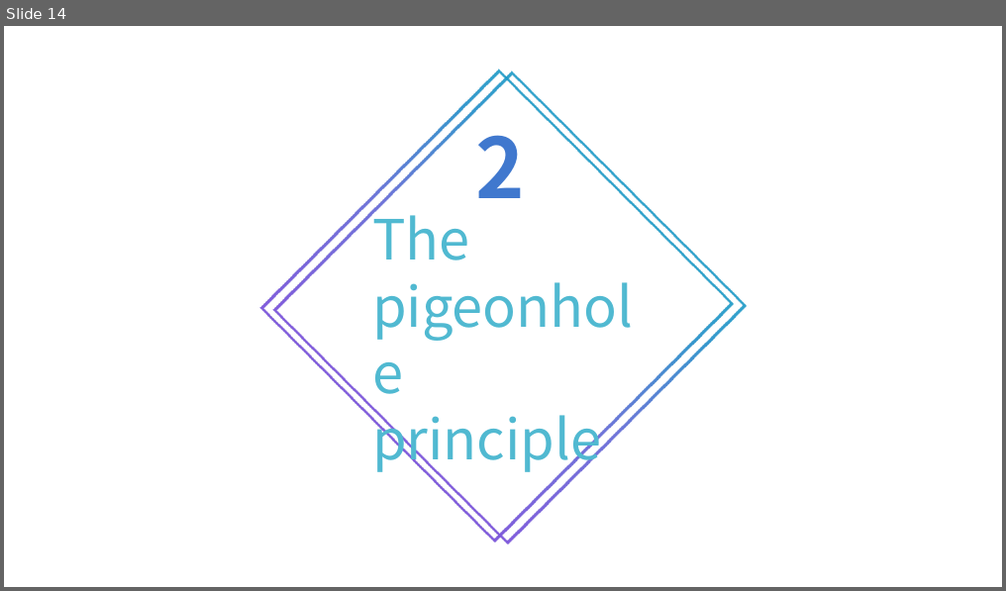
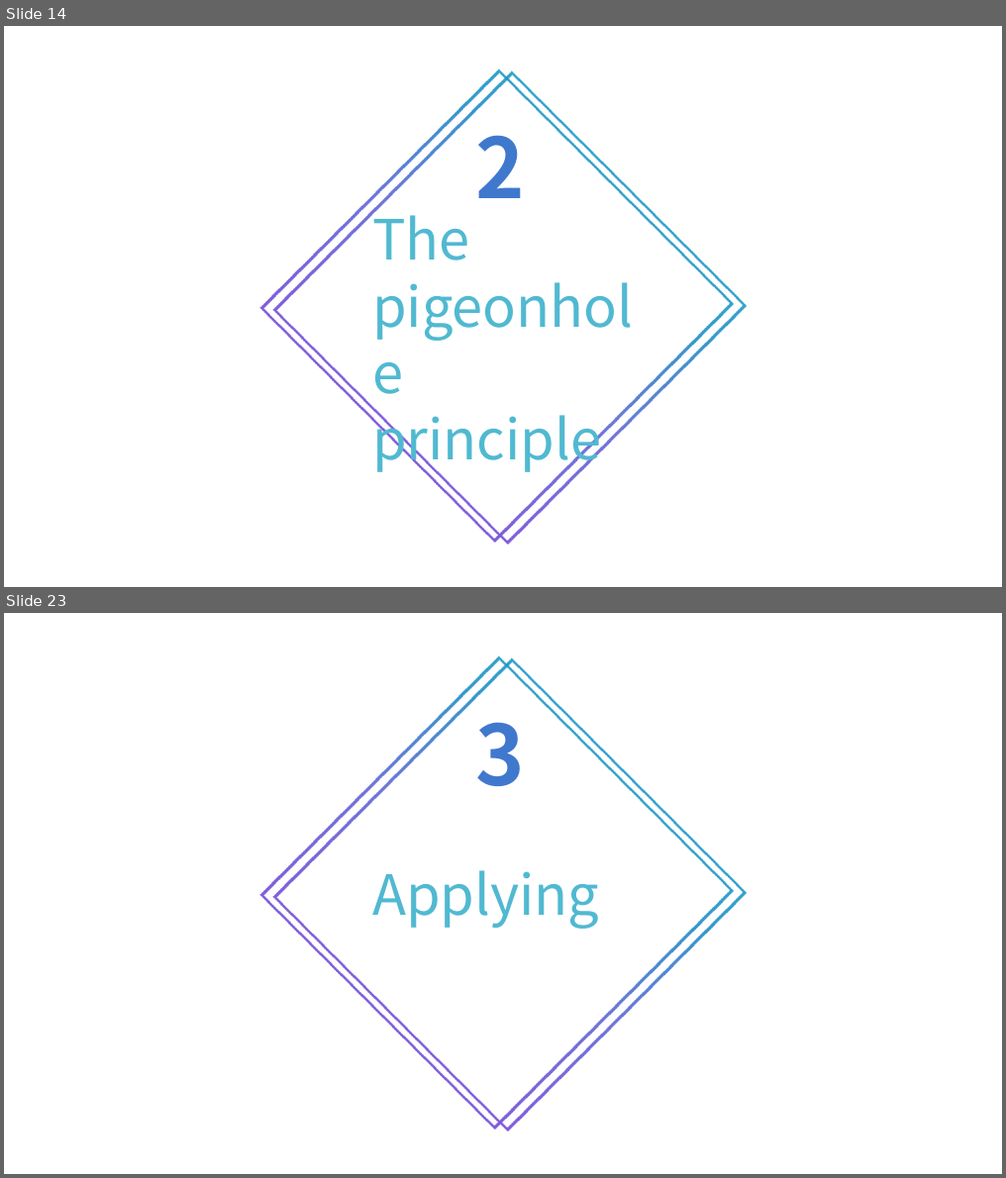
Before and after one commit to nhoxnho1212/TTToanTin, a slide deck: edit/demo.pptx. Shown one above the other, each under a label of ours: slide 14 before the commit, slides 14 and 23 after it; the slides between them are not shown. The pictures are 1006x591 and 1006x1178 pixels, drawn with LibreOffice and Linux fonts; fonts in the diff are those of the drawing. Boxes give left, top, right and bottom in pixels: in the first picture for what was removed or moved away, otherwise in the second. Text is boxed around its words. In the diff, an @@ line names an element or a change of style, - is before the commit and + after.

```diff
--- a/edit/demo.pptx
+++ b/edit/demo.pptx
@@ slide 23 added at <box>4,613,1002,1174</box>, background #FFFFFF @@
@@ freeform shape added at <box>260,656,734,1129</box>, fill gradient #04BCC1 to #238EC8 to #5D63D4 to #8B53DE @@
@@ freeform shape added at <box>272,658,746,1131</box>, fill gradient #04BCC1 to #238EC8 to #5D63D4 to #8B53DE @@
@@ text added at <box>476,722,526,786</box>, 60 pt, text #4078CE, bold @@
+3
@@ text added at <box>372,870,599,929</box>, 40 pt, text #50B9D1 @@
+Applying
```
Also in this commit, not shown: 1 slide changed, 8 other slides added.
